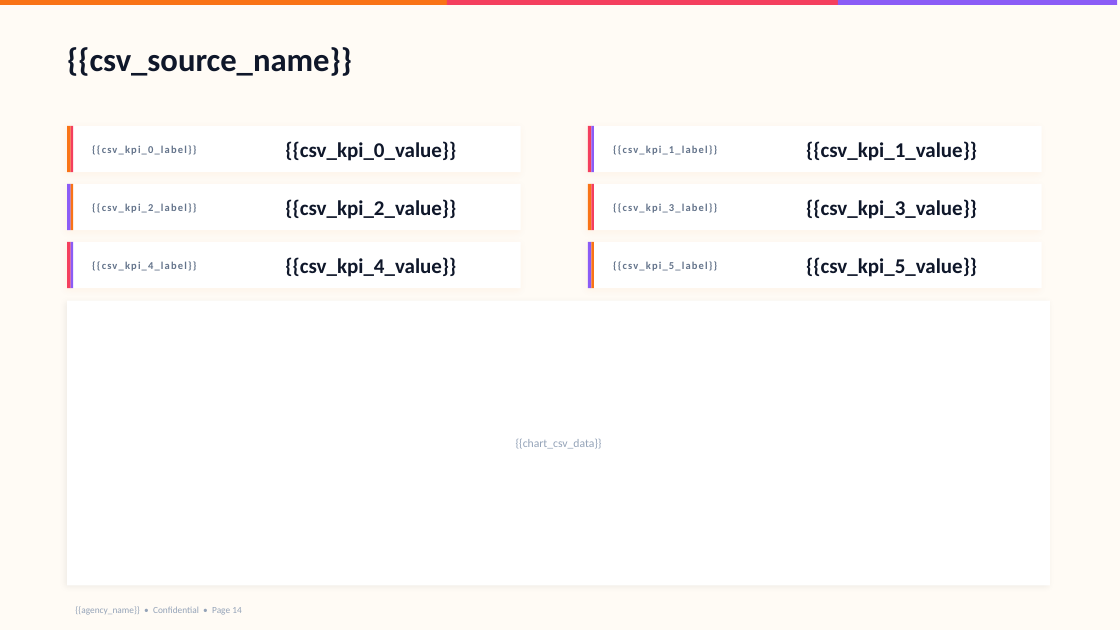
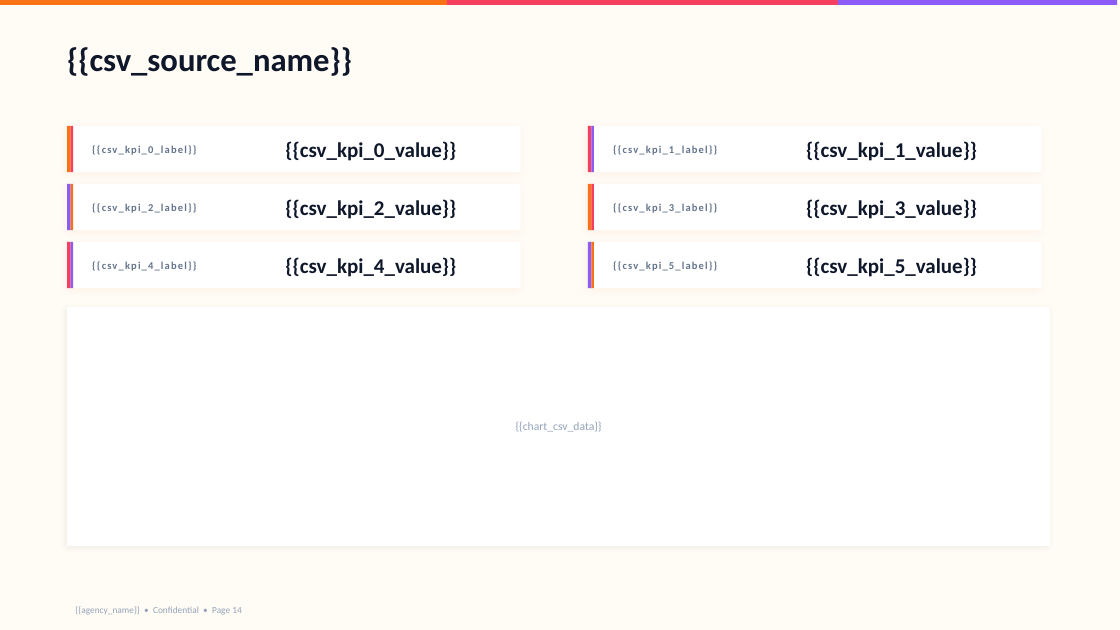
Before and after one commit to sapienbotics/goreportpilot, a slide deck: slide 14 of backend/templates/pptx/gradient_modern.pptx. Drawn at 1120x630 pixels with LibreOffice and Linux fonts; fonts in the diff are those of the drawing. Boxes give left, top, right and bottom in pixels: in the first picture for what was removed or moved away, otherwise in the second. Text is boxed around its words. In the diff, an @@ line names an element or a change of style, - is before the commit and + after.

```diff
--- a/backend/templates/pptx/gradient_modern.pptx
+++ b/backend/templates/pptx/gradient_modern.pptx
@@ text "{{chart_csv_data}}": place and size @@
-text "{{chart_csv_data}}" at (516, 438, 602, 449)
+text "{{chart_csv_data}}" at (516, 421, 602, 432)
@@ rectangle: place and size @@
-rectangle at (67, 301, 1050, 586)
+rectangle at (67, 307, 1050, 546)
```
Also in this commit, not shown: 1 other slide changed, 14 other files.
